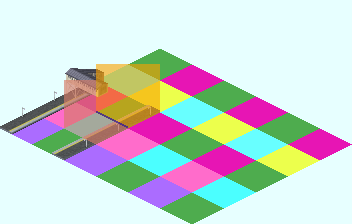
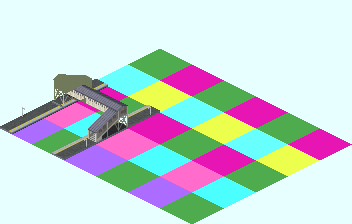
Before/after of a (352, 224) layered artwork. What changed in the layer stack:
hid group "レイヤーグループ #1" (2 layers), opacity 100% → 70% over [64, 64, 160, 144]
"Base_Plate_Cut_Area.png コピー": opacity 65% → 100%, moved it above "Base_Plate_Cut_Area.png", painted on it over [64, 80, 128, 144]
removed group "Base_1 コピー" (23 layers) over [52, 68, 160, 144]
removed group "Right #1" (10 layers) from group "Base_1 コピー" over [52, 84, 160, 144]
"Base_Plate_Cut_Area.png": opacity 61% → 100%, painted on it over [96, 64, 160, 128]
added group "レイヤーグループ #2" with 21 layers above "Base_Plate_2x5_h.png" over [52, 74, 160, 144]
added group "Right" with 11 layers in group "レイヤーグループ #2" over [52, 90, 160, 144]
showed "貼り付けられたレイヤー #3", moved it into group "Right", painted on it over [52, 84, 160, 144]
removed group "Left #1" (11 layers) from group "Base_1 コピー" over [52, 68, 108, 134]
removed group "L_Bridge" (3 layers) from group "Left #1" over [52, 74, 96, 134]
moved "貼り付けられたレイヤー #9" into group "Right", painted on it over [84, 90, 160, 144]
moved "貼り付けられたレイヤー #2" into group "Right", painted on it over [64, 68, 128, 144]
removed layer "貼り付けられたレイヤー #13" from group "レイヤーグループ #3" over [64, 75, 108, 102]
showed "貼り付けられたレイヤー #1", moved it into group "Right", painted on it over [84, 90, 160, 144]
added group "Left" with 8 layers in group "レイヤーグループ #2" over [52, 74, 108, 134]
added group "L_Back" with 2 layers in group "Left" over [52, 74, 96, 108]
moved "貼り付けられたレイヤー #11" into group "L_Back", painted on it over [53, 74, 128, 144]
moved "貼り付けられたレイヤー #10" into group "L_Back", painted on it over [52, 74, 96, 144]
removed group "R_Bridge" (2 layers) from group "Right #1" over [84, 90, 128, 144]
moved "レイヤーグループ" into group "Left" over [52, 74, 160, 128]
removed group "レイヤーグループ #3" (2 layers) from group "Left #1" over [64, 68, 108, 102]
showed "貼り付けられたレイヤー", moved it into group "Left", painted on it over [52, 74, 108, 118]
…and 2 more changes (1 removed, 1 renamed, 1 stack)
